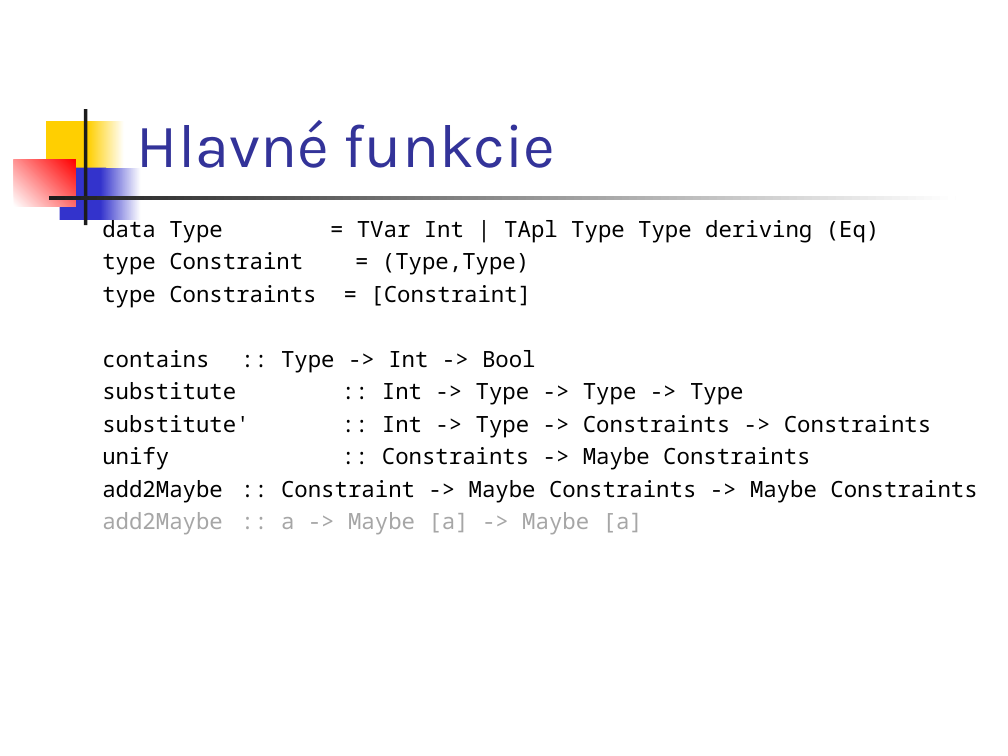
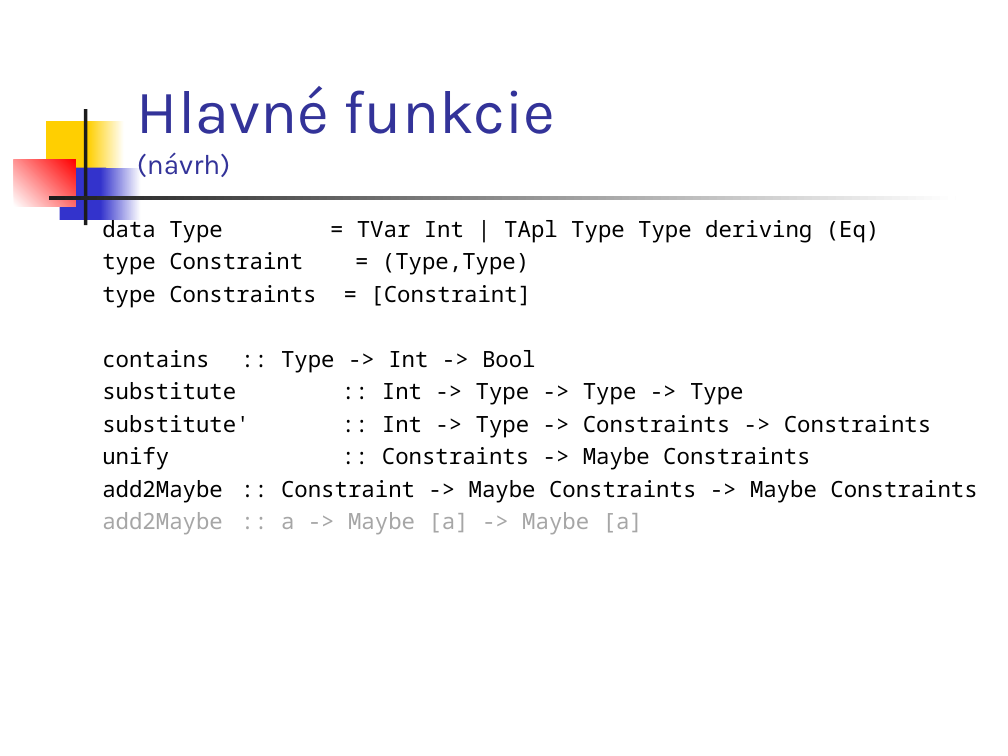
Before and after one commit to Funkcionalne/Prednasky, a slide deck: slide 18 of 08/08_fpro.ppt. Drawn at 1008x756 pixels with LibreOffice and Linux fonts; fonts in the diff are those of the drawing. Boxes give left, top, right and bottom in pixels: in the first picture for what was removed or moved away, otherwise in the second. Text is boxed around its words. In the diff, an @@ line names an element or a change of style, - is before the commit and + after.

```diff
--- a/08/08_fpro.ppt
+++ b/08/08_fpro.ppt
@@ title at [137, 86, 556, 177]: text changed @@
-Hlavné funkcie
+Hlavné funkcie
+(návrh)
```
Also in this commit, not shown: 5 other slides changed, 1 slide added, 1 other file.
